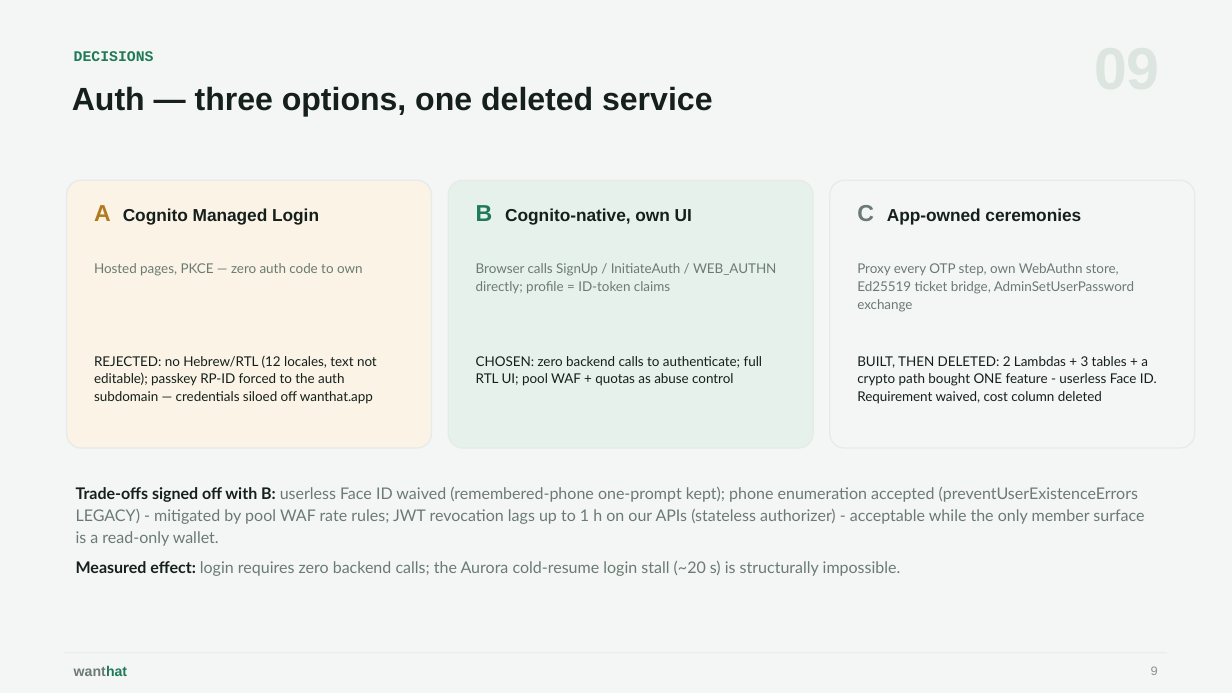
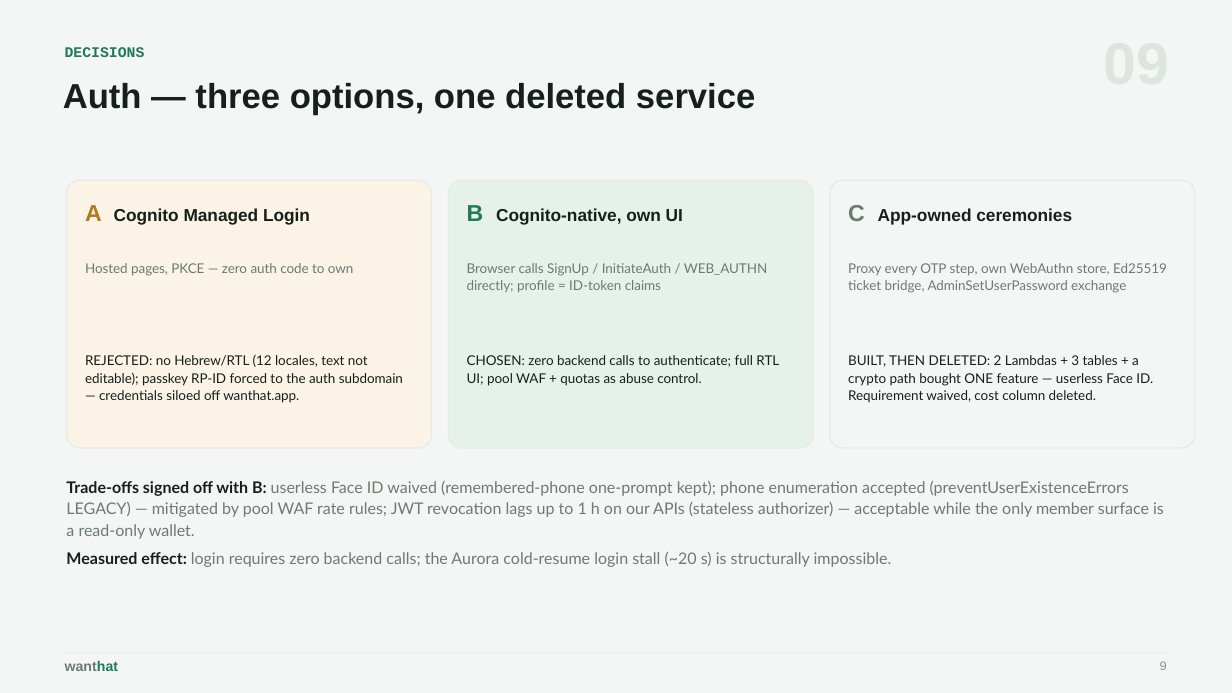
Before and after one commit to wanthat-app/monorepo, a slide deck: slide 9 of slides/wanthat-presentation.pptx. Drawn at 1232x693 pixels with LibreOffice and Linux fonts; fonts in the diff are those of the drawing. Boxes give left, top, right and bottom in pixels: in the first picture for what was removed or moved away, otherwise in the second. Text is boxed around its words. In the diff, an @@ line names an element or a change of style, - is before the commit and + after.

```diff
--- a/slides/wanthat-presentation.pptx
+++ b/slides/wanthat-presentation.pptx
@@ text "Auth — three options, one ..." at (x1=63, y1=83, x2=755, y2=115): size 25 to 27 pt @@
@@ proportions changed in 3 elements at (x1=67, y1=180, x2=432, y2=448), (x1=448, y1=180, x2=813, y2=448), (x1=830, y1=180, x2=1195, y2=448) @@
@@ 3 texts moved together from (x1=94, y1=205, x2=1081, y2=225) to (x1=85, y1=205, x2=1072, y2=225) @@
@@ line spacing 1.1 to 1.08 in 3 elements at (x1=85, y1=263, x2=353, y2=276), (x1=848, y1=263, x2=1167, y2=293), (x1=467, y1=263, x2=767, y2=292) @@
@@ text at (x1=85, y1=355, x2=403, y2=403): text changed @@
-REJECTED: no Hebrew/RTL (12 locales, text not editable); passkey RP-ID forced to the auth subdomain — credentials siloed off wanthat.app
+REJECTED: no Hebrew/RTL (12 locales, text not editable); passkey RP-ID forced to the auth subdomain — credentials siloed off wanthat.app.
@@ text at (x1=467, y1=355, x2=779, y2=386): text changed @@
-CHOSEN: zero backend calls to authenticate; full RTL UI; pool WAF + quotas as abuse control
+CHOSEN: zero backend calls to authenticate; full RTL UI; pool WAF + quotas as abuse control.
@@ text at (x1=848, y1=355, x2=1153, y2=403): text changed @@
-BUILT, THEN DELETED: 2 Lambdas + 3 tables + a crypto path bought ONE feature - userless Face ID. Requirement waived, cost column deleted
+BUILT, THEN DELETED: 2 Lambdas + 3 tables + a crypto path bought ONE feature — userless Face ID. Requirement waived, cost column deleted.
@@ text at (x1=66, y1=481, x2=1164, y2=539): text changed @@
-Trade-offs signed off with B: userless Face ID waived (remembered-phone one-prompt kept); phone enumeration accepted (preventUserExistenceErrors LEGACY) - mitigated by pool WAF rate rules; JWT revocation lags up to 1 h on our APIs (stateless authorizer) - acceptable while the only member surface is a read-only wallet.
+Trade-offs signed off with B: userless Face ID waived (remembered-phone one-prompt kept); phone enumeration accepted (preventUserExistenceErrors LEGACY) — mitigated by pool WAF rate rules; JWT revocation lags up to 1 h on our APIs (stateless authorizer) — acceptable while the only member surface is a read-only wallet.
@@ text at (x1=66, y1=552, x2=892, y2=567): line spacing 1.15 to 1.1 @@
@@ 3 texts moved together from (x1=74, y1=51, x2=1158, y2=676) to (x1=65, y1=47, x2=1167, y2=671) @@
```
Also in this commit, not shown: 19 other slides changed, 22 other files.
